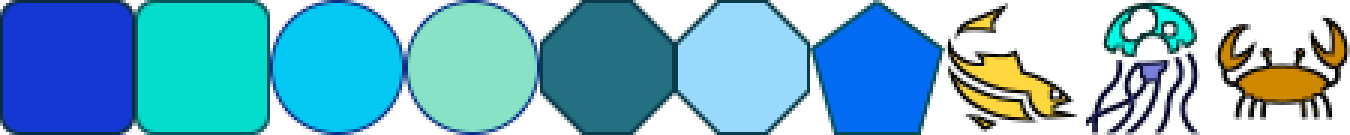
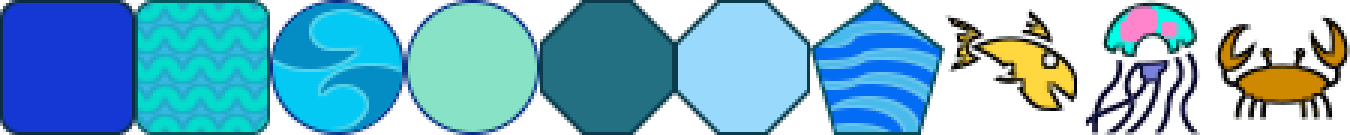
Layers edited between the first and the second 1350x135 image:
added layer "Decor Fill" above "Decor Contour" over [138, 3, 939, 132]
added layer "Decor Contour" above "Decor old" over [138, 3, 939, 135]
painted on "Fill" over [138, 3, 1179, 132]
painted on "Contour" over [945, 3, 1080, 132]
